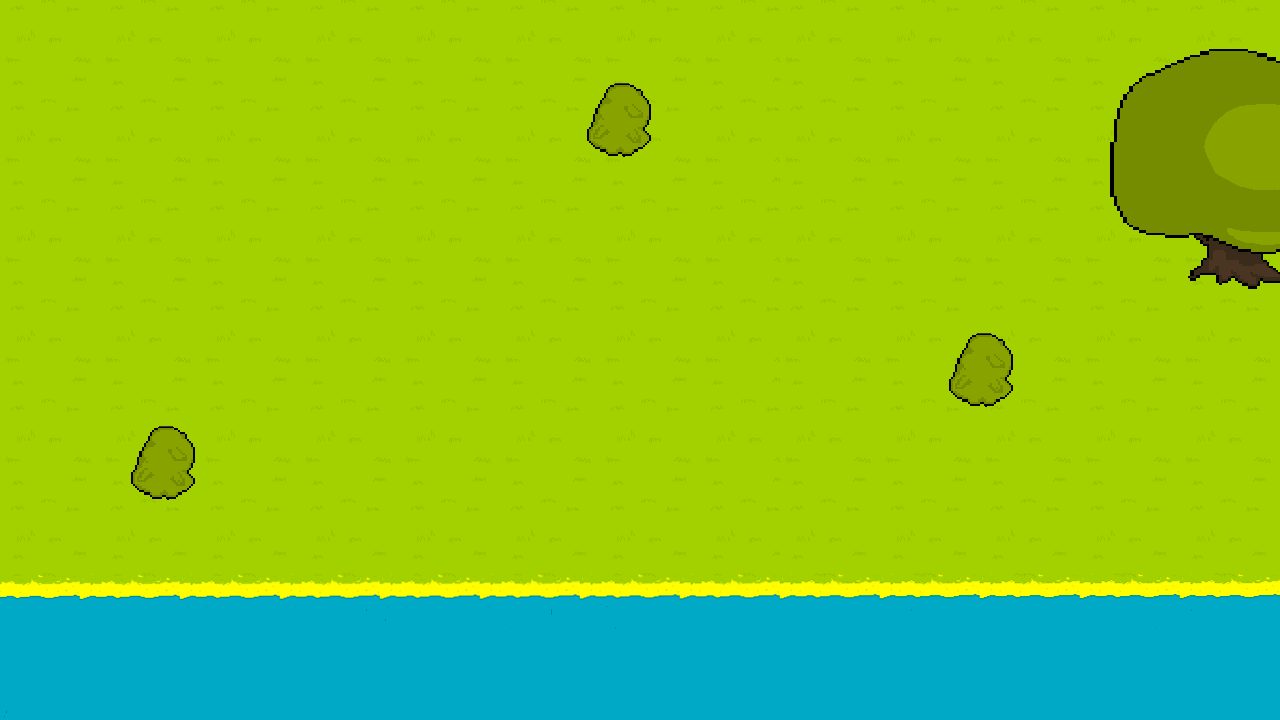
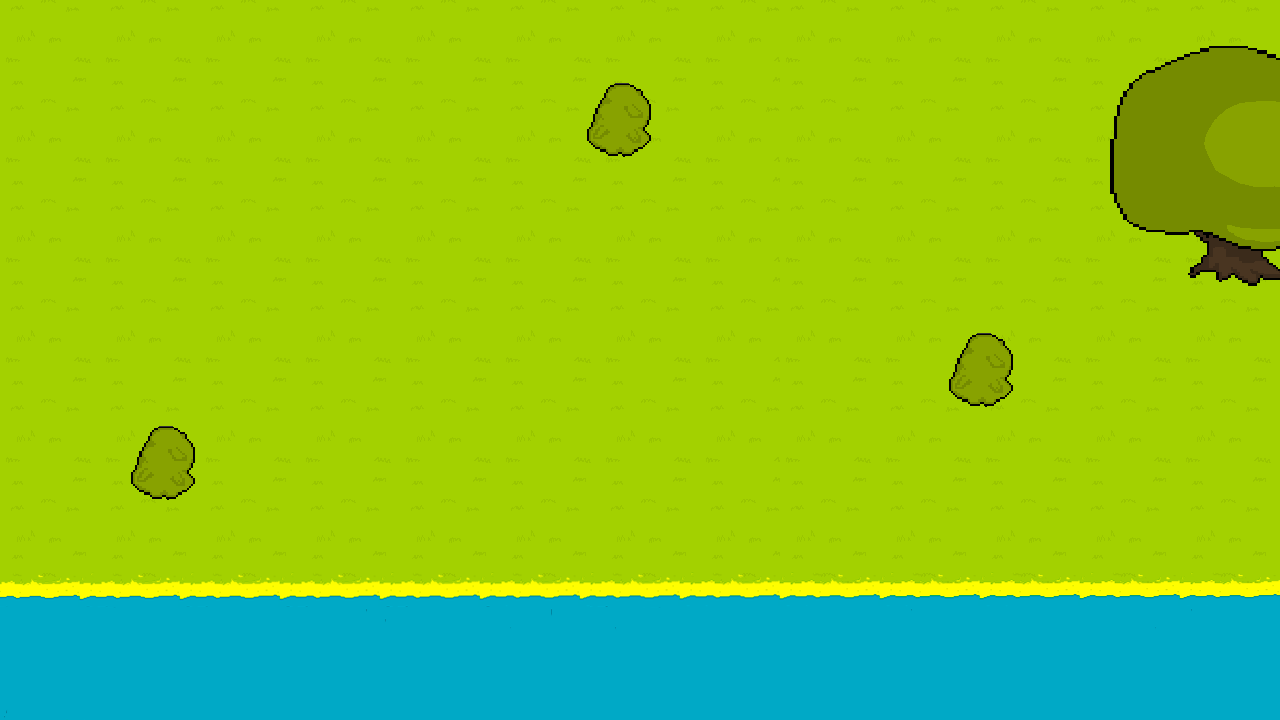
Two versions of the same layered image (1280x720). Layer-by-layer changes:
renamed "Layer 1" to "Arvore", moved it above "Camada 3", painted on it over [1110, 46, 1280, 289]
